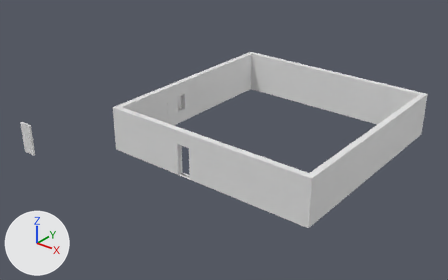
The Blender file House.blend: old version first, new version second.
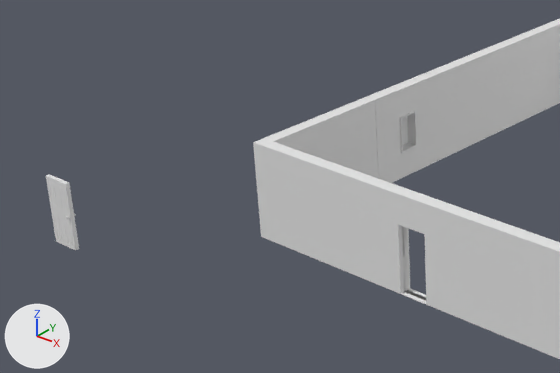
There are two pictures of each version: one whole from a 50 mm camera at (28.3, -35.8, 18.4) aimed at (5.1, -6.8, 0.5), one close up on the part from 0% to 56% of the width and 16% to 75% of the height. Lighting does not change. The marker at lower left points along +X, +Y and +Z. The older version's two pictures come first.

Names of what the first close-up shows: 'Corner Wall', 'Corner Wall.003', 'Door Frame Wall', 'Knob.002', 'Straight Wall', 'Straight Wall.005', 'Straight Wall.007', 'Straight Wall.012', 'Straight Wall.014', 'Straight Wall.015', 'Window Wall'.
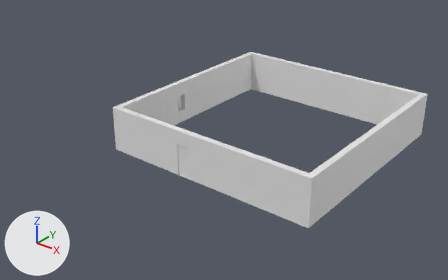
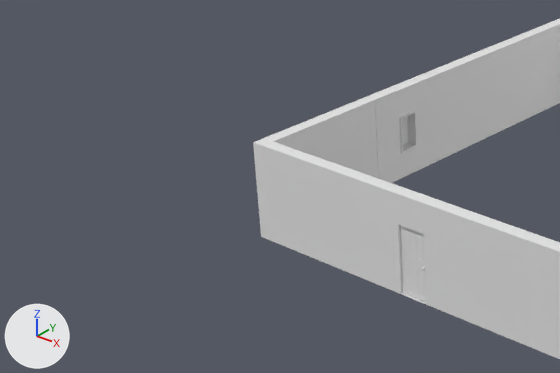
Commit message: Finished Door

Where the change shows, as pixel boxes (x1, y1, x2, y2) in the close-ups (560 x 373 px):
'Door', added
    after: (400, 225, 426, 302)
'Knob.002', deleted
    before: (46, 174, 79, 251)

The change, as a list of edits to the scene's bpy script:
```text
Add me_cube_009_1:
    me_cube_009_1.from_pydata(...)  # 2815 vertices, 2474 faces; spans x -1.12..1.09, y -0.31..0.31, z 0.0..1.32
Remove ob_knob_002:
    ob_knob_002 = bpy.data.objects.new('Knob.002', me_cube_009)
    ob_knob_002.location = (-3.77, -15.61, 1.01)
    ob_knob_002.rotation_euler = (0.0, 0.0, 1.571)  # degrees (0, 0, 90)
    ob_knob_002.scale = (0.134, 1.49, 1.6)
Add ob_door:
    ob_door = bpy.data.objects.new('Door', me_cube_009_1)
    ob_door.location = (5.8, -11.46, 0.02)
    ob_door.rotation_euler = (0.0, 0.0, 1.571)  # degrees (0, 0, 90)
    ob_door.scale = (0.132, 1.47, 1.57)
```
